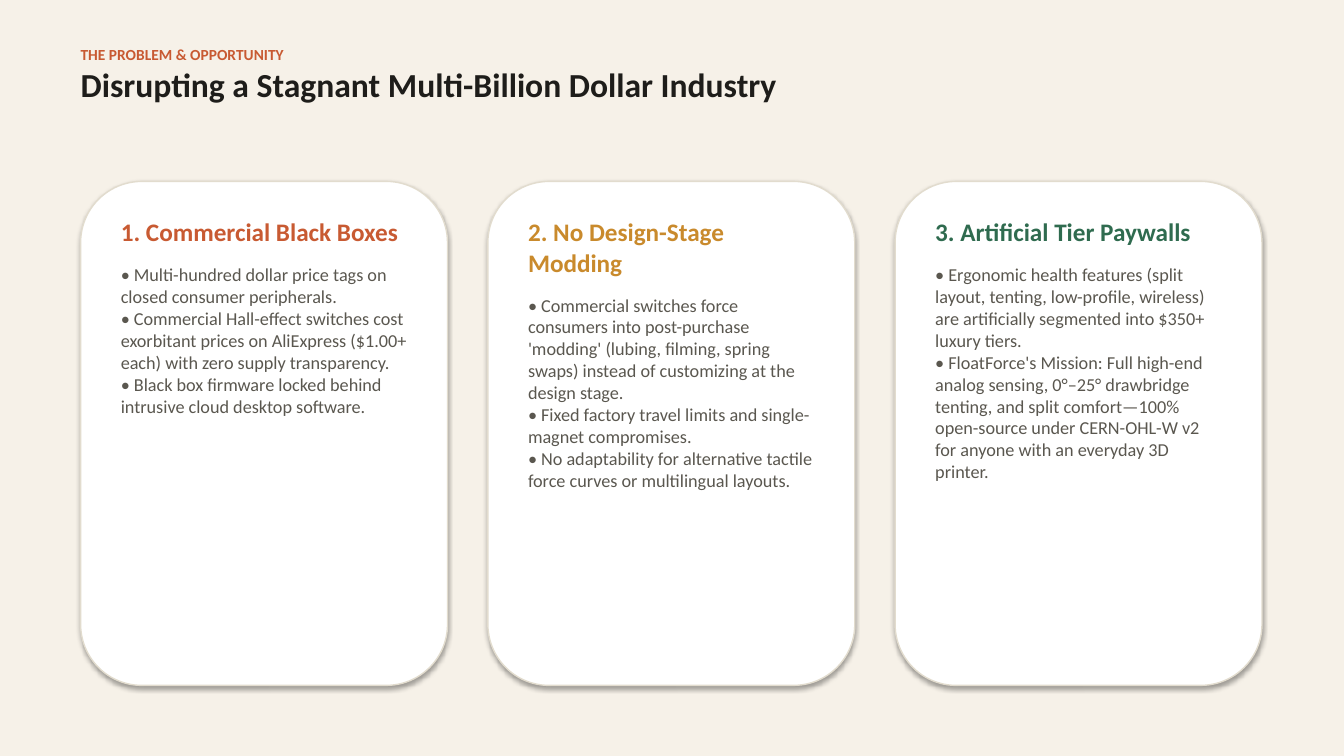
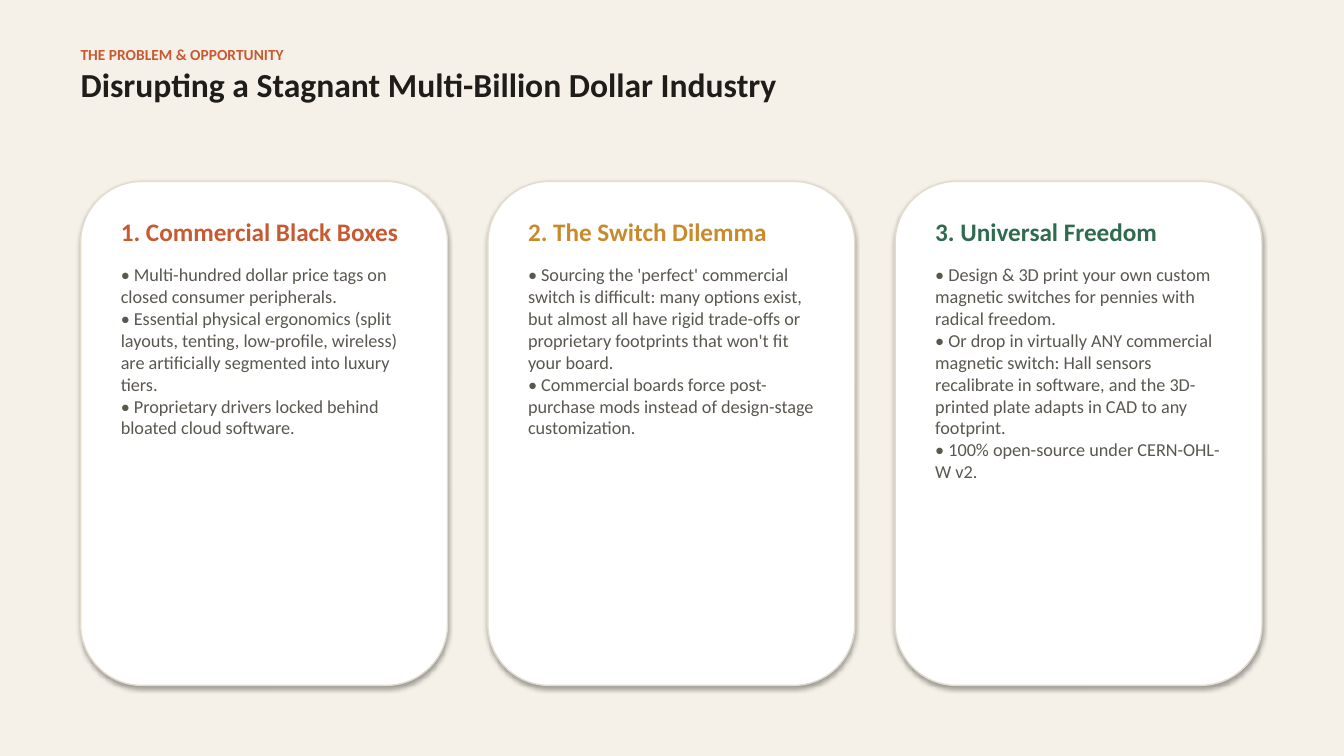
Before and after one commit to Sebas-Govel/HE_KB_Showcase, a slide deck: slide 2 of FloatForce_1517_Medici_Pitch.pptx. Drawn at 1344x756 pixels with LibreOffice and Linux fonts; fonts in the diff are those of the drawing. Boxes give left, top, right and bottom in pixels: in the first picture for what was removed or moved away, otherwise in the second. Text is boxed around its words. In the diff, an @@ line names an element or a change of style, - is before the commit and + after.

Commit message:
feat(showcase): update switch sourcing narrative, +6 months R&D metric, tenting notice, hero PCB preview, and HCI vectors

```diff
--- a/FloatForce_1517_Medici_Pitch.pptx
+++ b/FloatForce_1517_Medici_Pitch.pptx
@@ text at box(528, 223, 813, 434): text changed @@
-2. No Design-Stage Modding
-• Commercial switches force consumers into post-purchase 'modding' (lubing, filming, spring swaps) instead of customizing at the design stage.
-• Fixed factory travel limits and single-magnet compromises.
-• No adaptability for alternative tactile force curves or multilingual layouts.
+2. The Switch Dilemma
+• Sourcing the 'perfect' commercial switch is difficult: many options exist, but almost all have rigid trade-offs or proprietary footprints that won't fit your board.
+• Commercial boards force post-purchase mods instead of design-stage customization.
@@ text at box(935, 223, 1219, 478): text changed @@
-3. Artificial Tier Paywalls
-• Ergonomic health features (split layout, tenting, low-profile, wireless) are artificially segmented into $350+ luxury tiers.
-• FloatForce's Mission: Full high-end analog sensing, 0°–25° drawbridge tenting, and split comfort—100% open-source under CERN-OHL-W v2 for anyone with an everyday 3D printer.
+3. Universal Freedom
+• Design & 3D print your own custom magnetic switches for pennies with radical freedom.
+• Or drop in virtually ANY commercial magnetic switch: Hall sensors recalibrate in software, and the 3D-printed plate adapts in CAD to any footprint.
+• 100% open-source under CERN-OHL-W v2.
@@ text at box(121, 268, 397, 434): text changed @@
-• Multi-hundred dollar price tags on closed consumer peripherals.
-• Commercial Hall-effect switches cost exorbitant prices on AliExpress ($1.00+ each) with zero supply transparency.
-• Black box firmware locked behind intrusive cloud desktop software.
+• Multi-hundred dollar price tags on closed consumer peripherals.
+• Essential physical ergonomics (split layouts, tenting, low-profile, wireless) are artificially segmented into luxury tiers.
+• Proprietary drivers locked behind bloated cloud software.
```
Also in this commit, not shown: 4 other slides changed, 7 other files.
